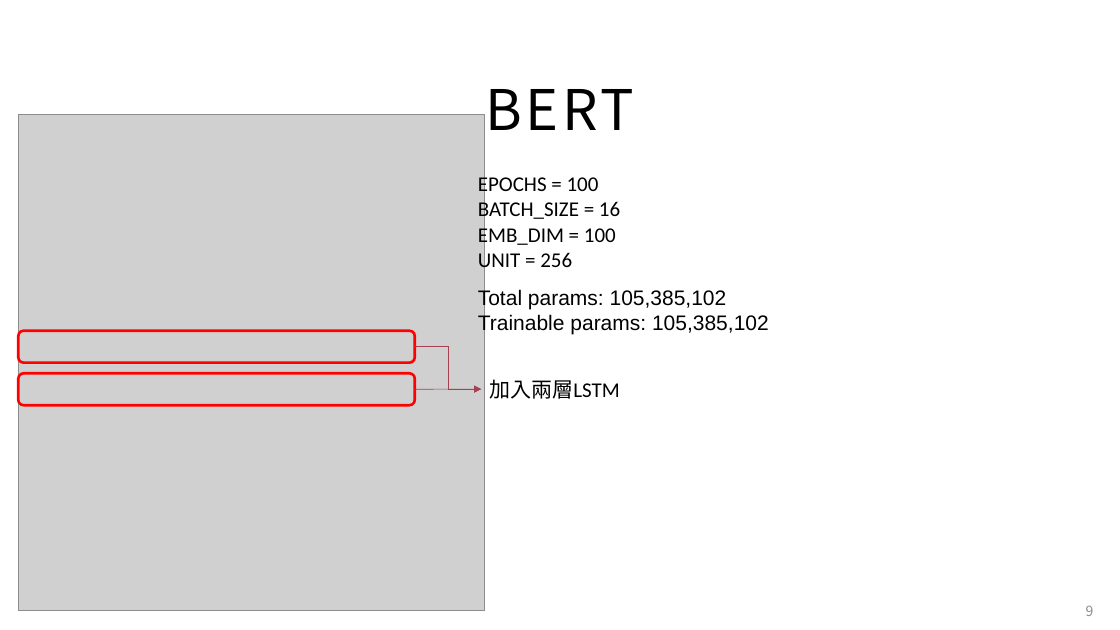
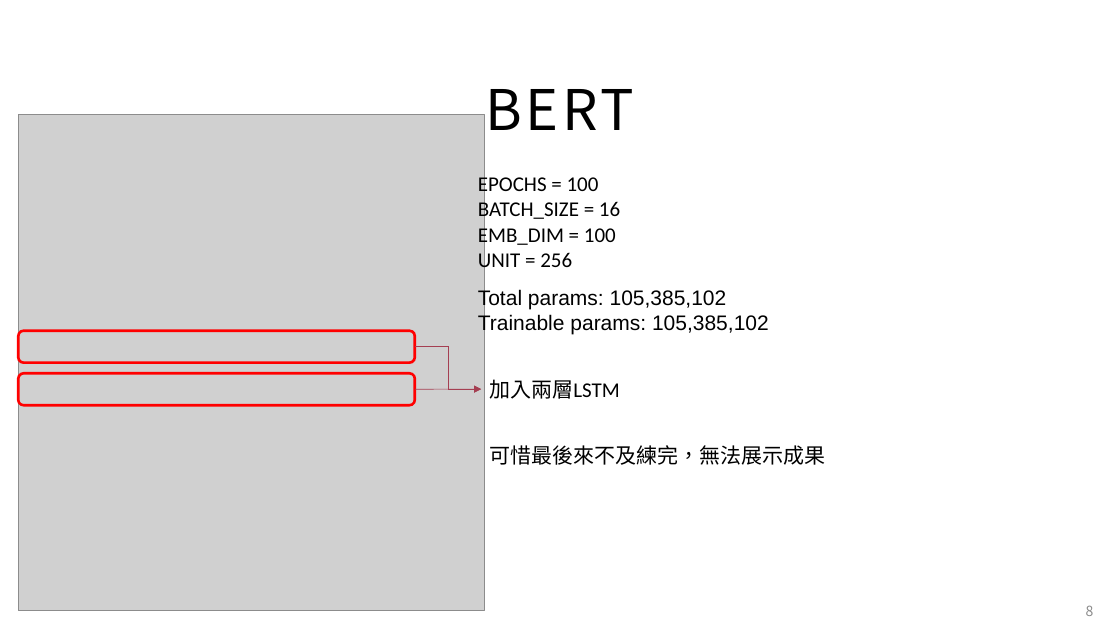
Before and after one commit to Zing-X/Dream-analysis-robot, a slide deck: slide 8 of 期末專題 – Chatbot - 解夢聊天機器人.pptx (slide 9 before the commit). Drawn at 1120x630 pixels with LibreOffice and Linux fonts; fonts in the diff are those of the drawing; grey boxes stand for pictures. Boxes give left, top, right and bottom in pixels: in the first picture for what was removed or moved away, otherwise in the second. Text is boxed around its words. In the diff, an @@ line names an element or a change of style, - is before the commit and + after.

```diff
--- a/期末專題 – Chatbot - 解夢聊天機器人.pptx
+++ b/期末專題 – Chatbot - 解夢聊天機器人.pptx
@@ text added at (489, 445, 825, 465), 18 pt, text #000000 @@
+可惜最後來不及練完，無法展示成果
```
Also in this commit, not shown: 1 slide removed.
